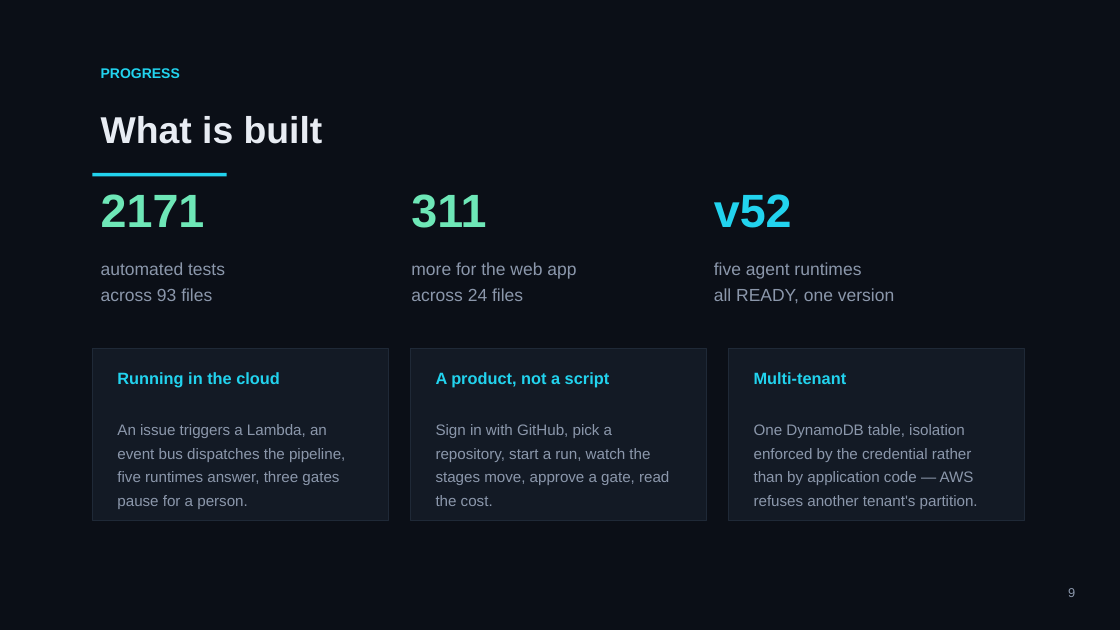
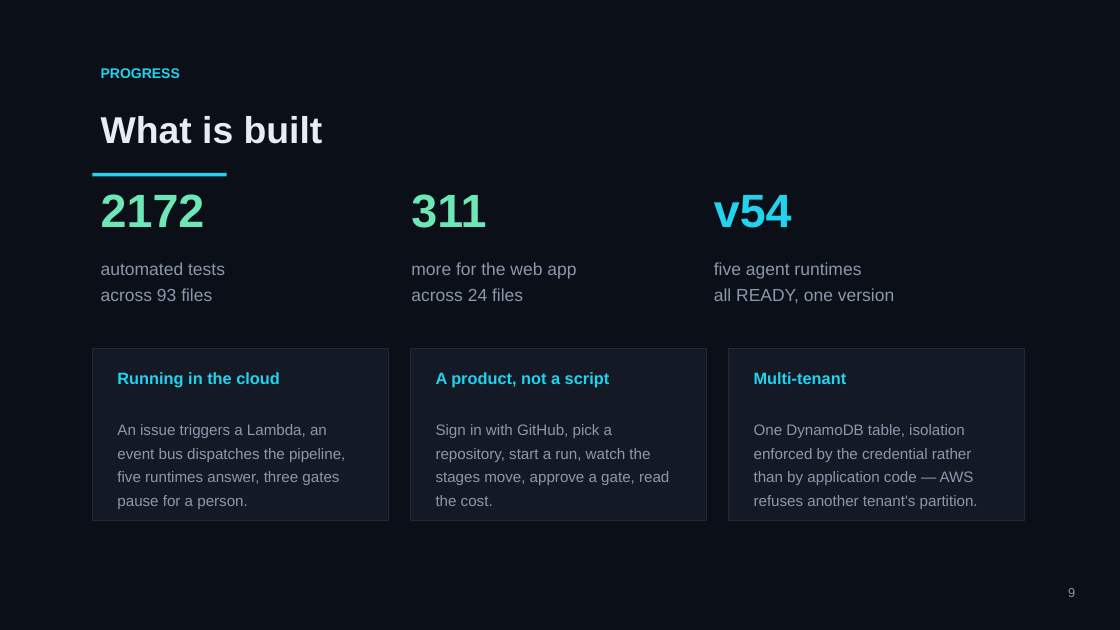
Before and after one commit to mohamedsorour1998/technical-presentations, a slide deck: slide 9 of talks/devops-hackathon-final/pitch/TheAgentOrg-Final.pptx. Drawn at 1120x630 pixels with LibreOffice and Linux fonts; fonts in the diff are those of the drawing. Boxes give left, top, right and bottom in pixels: in the first picture for what was removed or moved away, otherwise in the second. Text is boxed around its words. In the diff, an @@ line names an element or a change of style, - is before the commit and + after.

```diff
--- a/talks/devops-hackathon-final/pitch/TheAgentOrg-Final.pptx
+++ b/talks/devops-hackathon-final/pitch/TheAgentOrg-Final.pptx
@@ text at <box>101,194,205,227</box>: text changed @@
-2171
+2172
@@ text at <box>714,195,792,228</box>: text changed @@
-v52
+v54
```
Also in this commit, not shown: 2 other files.
